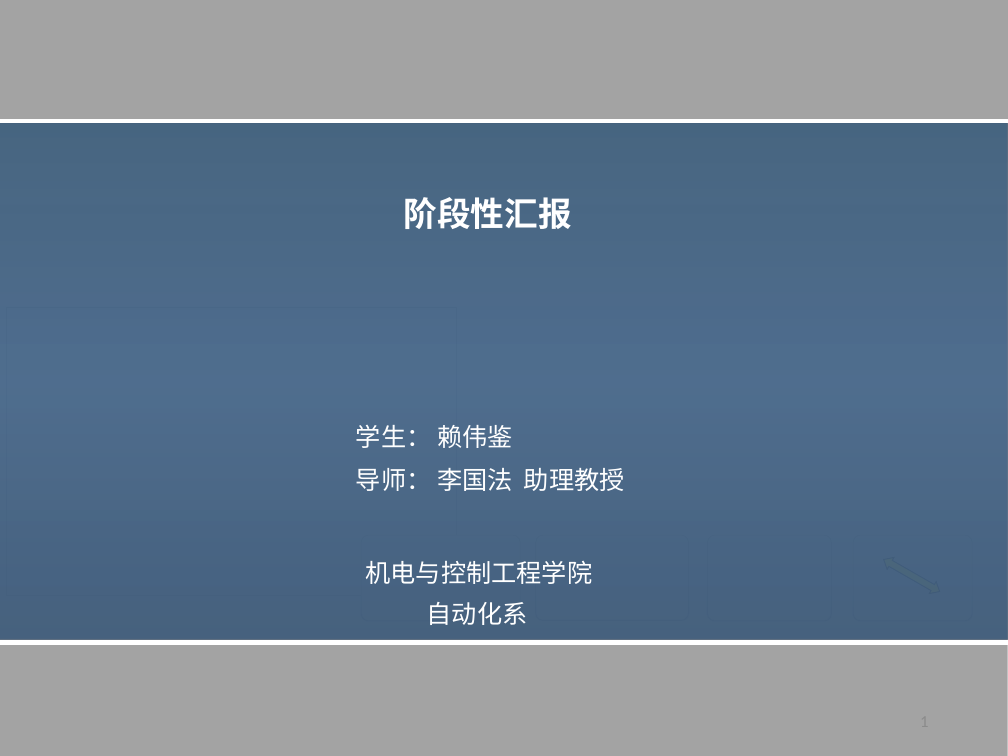
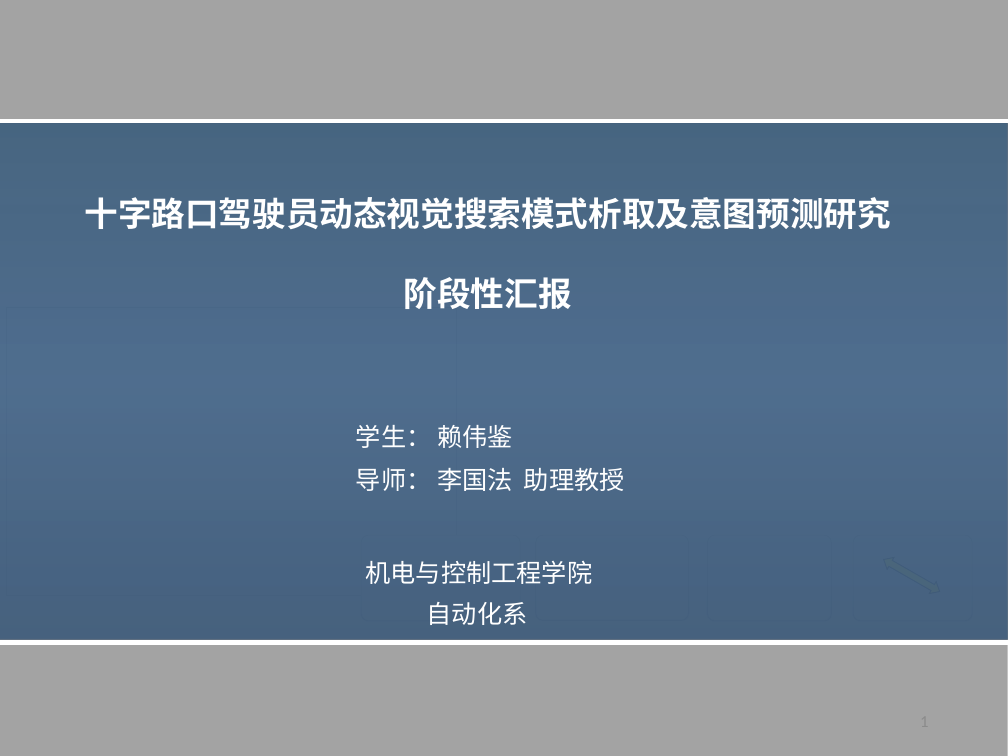
Before and after one commit to WJ-Lai/Code-of-Graduation-Design, a slide deck: slide 1 of 阶段性汇报_20180414_赖伟鉴.pptx. Drawn at 1008x756 pixels with LibreOffice and Linux fonts; fonts in the diff are those of the drawing; grey boxes stand for pictures. Boxes give left, top, right and bottom in pixels: in the first picture for what was removed or moved away, otherwise in the second. Text is boxed around its words. In the diff, an @@ line names an element or a change of style, - is before the commit and + after.

```diff
--- a/阶段性汇报_20180414_赖伟鉴.pptx
+++ b/阶段性汇报_20180414_赖伟鉴.pptx
@@ text at (84, 197, 890, 229): paragraph added @@
+十字路口驾驶员动态视觉搜索模式析取及意图预测研究
```
Also in this commit, not shown: 3 other slides changed, 4 slides added, 10 slides removed, 30 other files.
